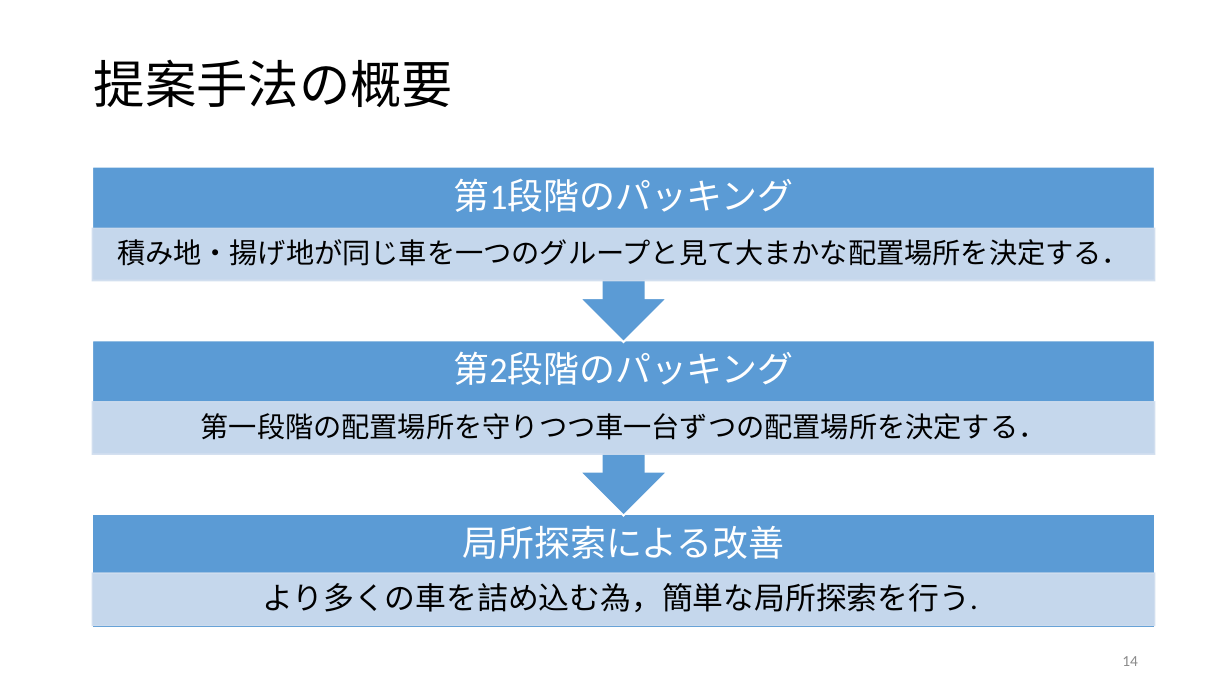
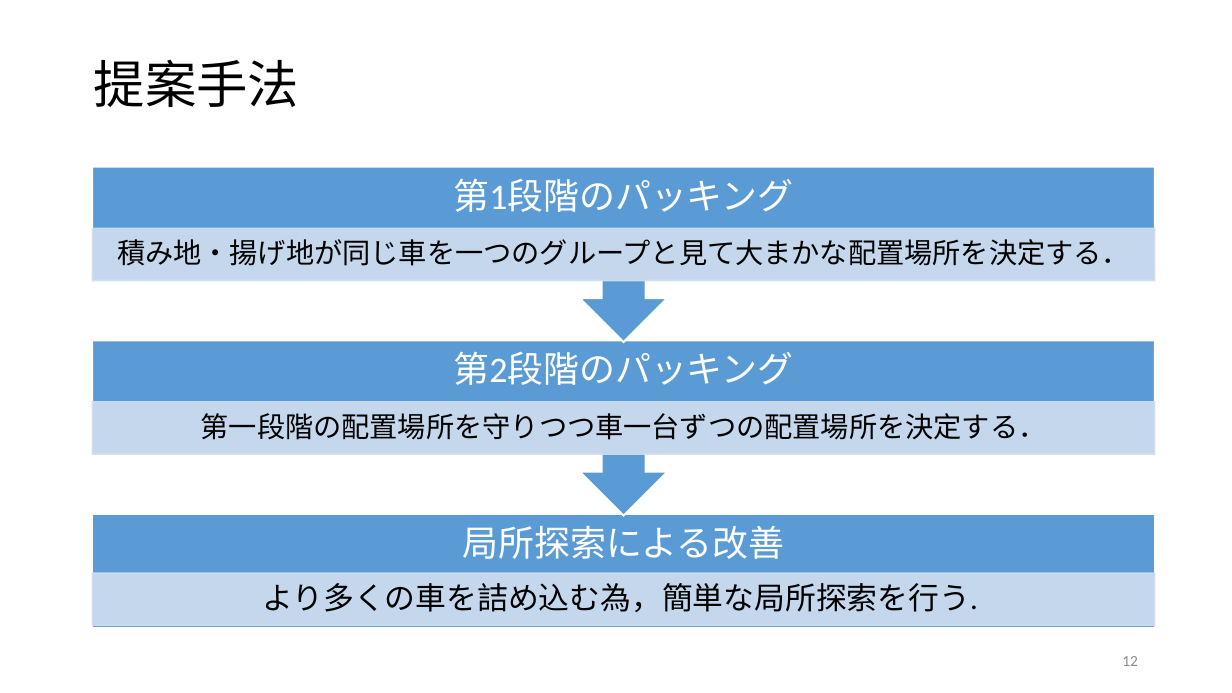
Before and after one commit to r-kurosu/kline, a slide deck: slide 12 of 卒論発表用スライド.pptx (slide 14 before the commit). Drawn at 1232x693 pixels with LibreOffice and Linux fonts; fonts in the diff are those of the drawing. Boxes give left, top, right and bottom in pixels: in the first picture for what was removed or moved away, otherwise in the second. Text is boxed around its words. In the diff, an @@ line names an element or a change of style, - is before the commit and + after.

```diff
--- a/卒論発表用スライド.pptx
+++ b/卒論発表用スライド.pptx
@@ title at bbox=[94, 59, 299, 107]: text changed @@
-提案手法の概要
+提案手法
@@ page number at bbox=[1122, 656, 1138, 666]: text changed @@
-14
+12
```
Also in this commit, not shown: 7 other slides changed, 3 slides removed, 6 other files.
